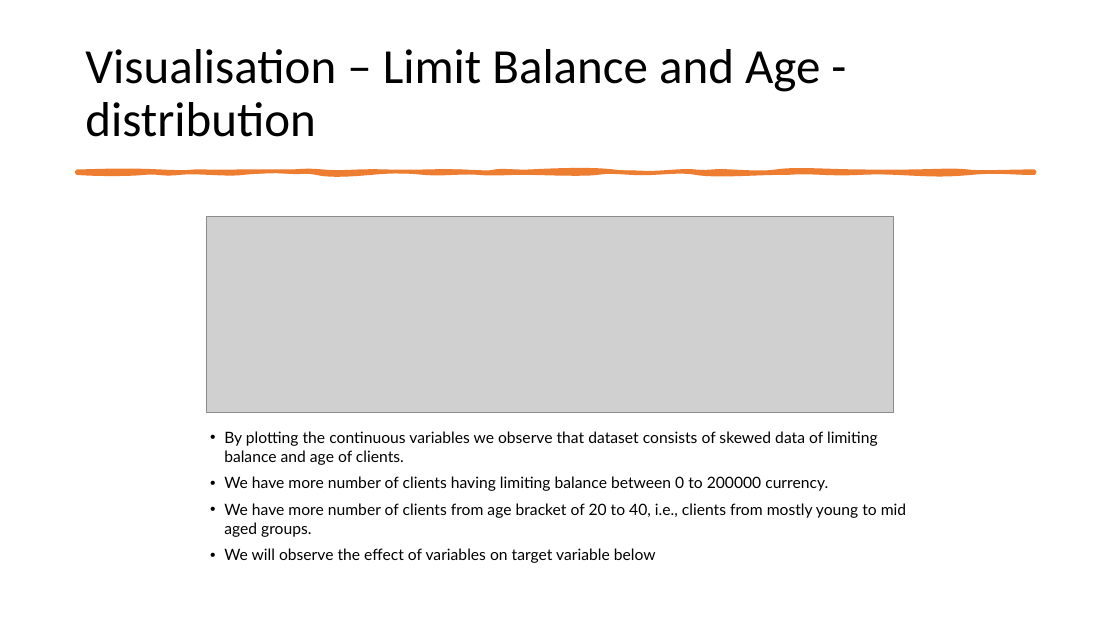
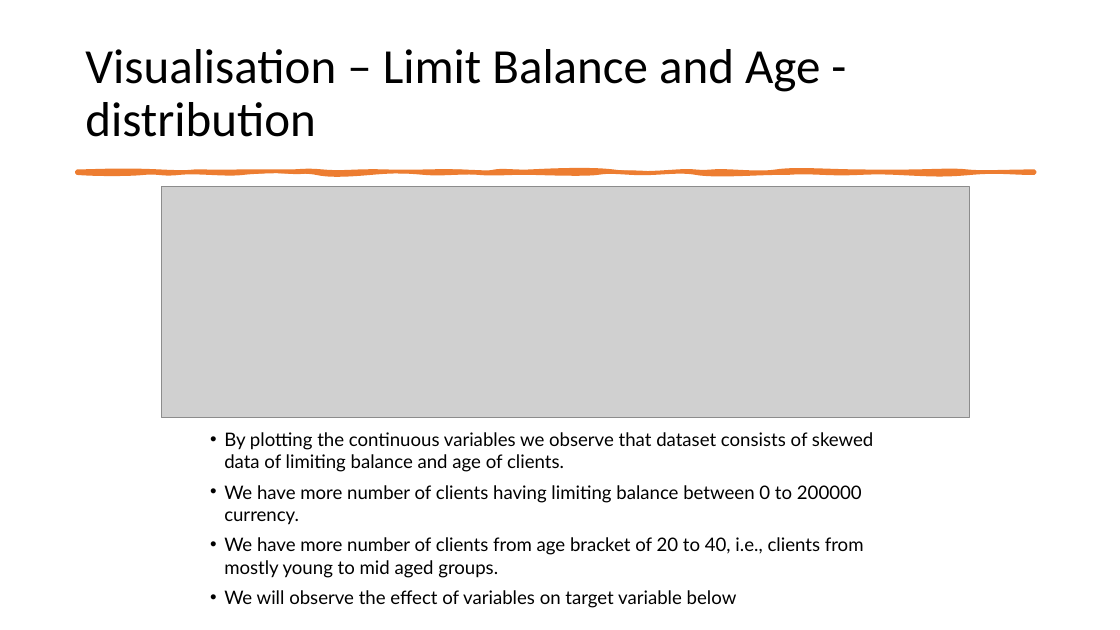
Before and after one commit to pragyanandan/mini-Project-2-ML, a slide deck: slide 5 of Mini-Project.pptx. Drawn at 1120x630 pixels with LibreOffice and Linux fonts; fonts in the diff are those of the drawing; grey boxes stand for pictures. Boxes give left, top, right and bottom in pixels: in the first picture for what was removed or moved away, otherwise in the second. Text is boxed around its words. In the diff, an @@ line names an element or a change of style, - is before the commit and + after.

```diff
--- a/Mini-Project.pptx
+++ b/Mini-Project.pptx
@@ picture: place and size @@
-picture at [206, 216, 893, 412]
+picture at [162, 187, 970, 418]
@@ text "By plotting the continuous variables ..." at [224, 432, 873, 608]: size 13.4 to 16 pt @@
```
Also in this commit, not shown: 3 other slides changed.
